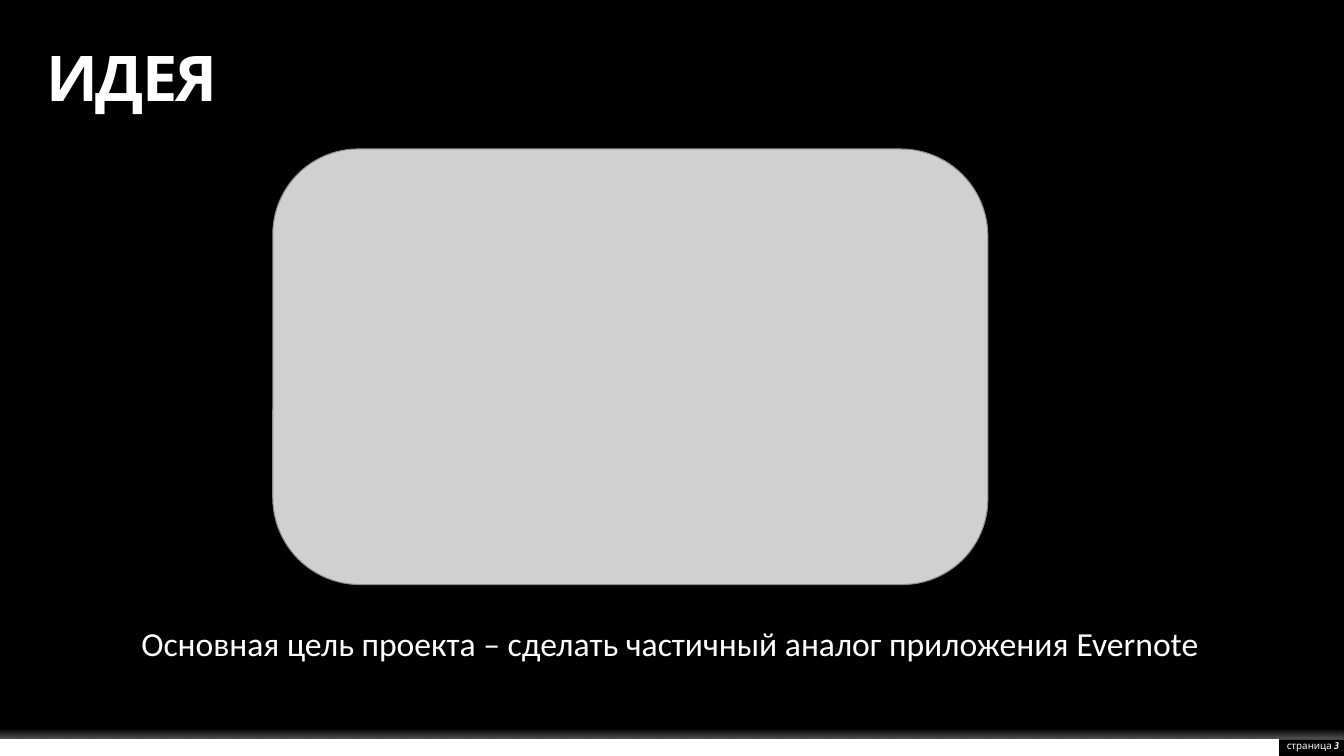
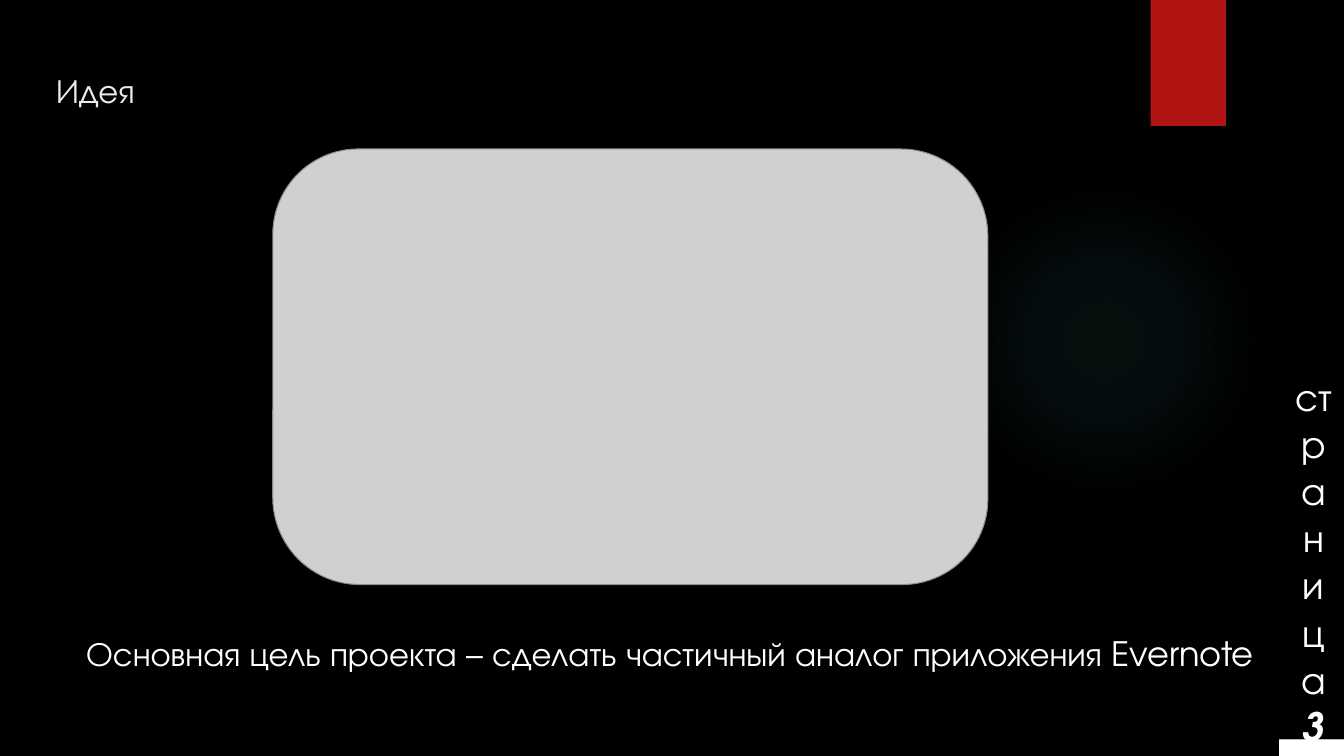
Before and after one commit to EgorBlyablin/MyMemo, a slide deck: slide 3 of MyMemo.pptx. Drawn at 1344x756 pixels with LibreOffice and Linux fonts; fonts in the diff are those of the drawing; grey boxes stand for pictures; background and template pictures are left out. Boxes give left, top, right and bottom in pixels: in the first picture for what was removed or moved away, otherwise in the second. Text is boxed around its words. In the diff, an @@ line names an element or a change of style, - is before the commit and + after.

```diff
--- a/MyMemo.pptx
+++ b/MyMemo.pptx
@@ rectangle added at (x1=1150, y1=0, x2=1226, y2=126), fill #B01513 @@
@@ title at (x1=56, y1=80, x2=134, y2=108): text changed; size 45 to 24 pt; font Cabin to TeX Gyre Adventor; text colour #FFFFFF to #EBEBEB; bold off @@
-ИДЕЯ
+Идея
@@ text "Основная цель проекта – сделать ..." at (x1=86, y1=641, x2=1254, y2=672): font Calibri to TeX Gyre Adventor; line spacing 0.9 to 1 @@
@@ page number at (x1=1303, y1=698, x2=1325, y2=756): size 7 to 28 pt, font Cabin to TeX Gyre Adventor; alignment right to centre; vertical alignment middle to bottom @@
@@ rectangle at (x1=0, y1=739, x2=1279, y2=756): fill #FFFFFF to #000000 @@
@@ rectangle at (x1=0, y1=722, x2=1344, y2=739): fill gradient #FFFFFF to gradient #000000 @@
@@ rectangle added at (x1=1276, y1=739, x2=1344, y2=756), fill #FFFFFF @@
```
Also in this commit, not shown: 15 other slides changed, 1 other file.
